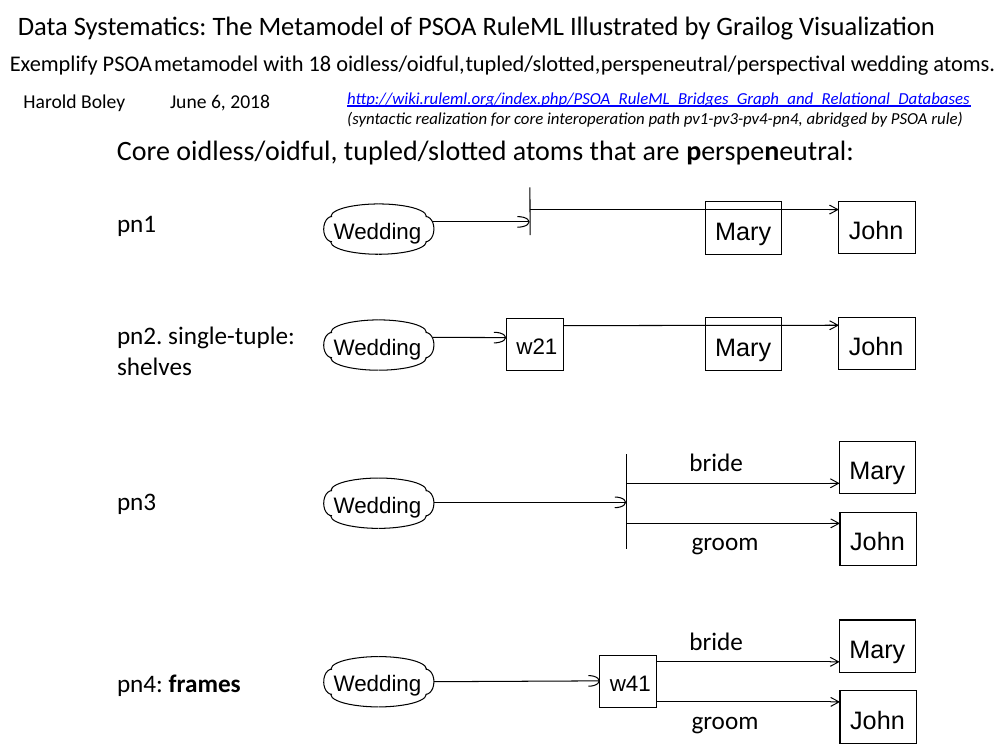
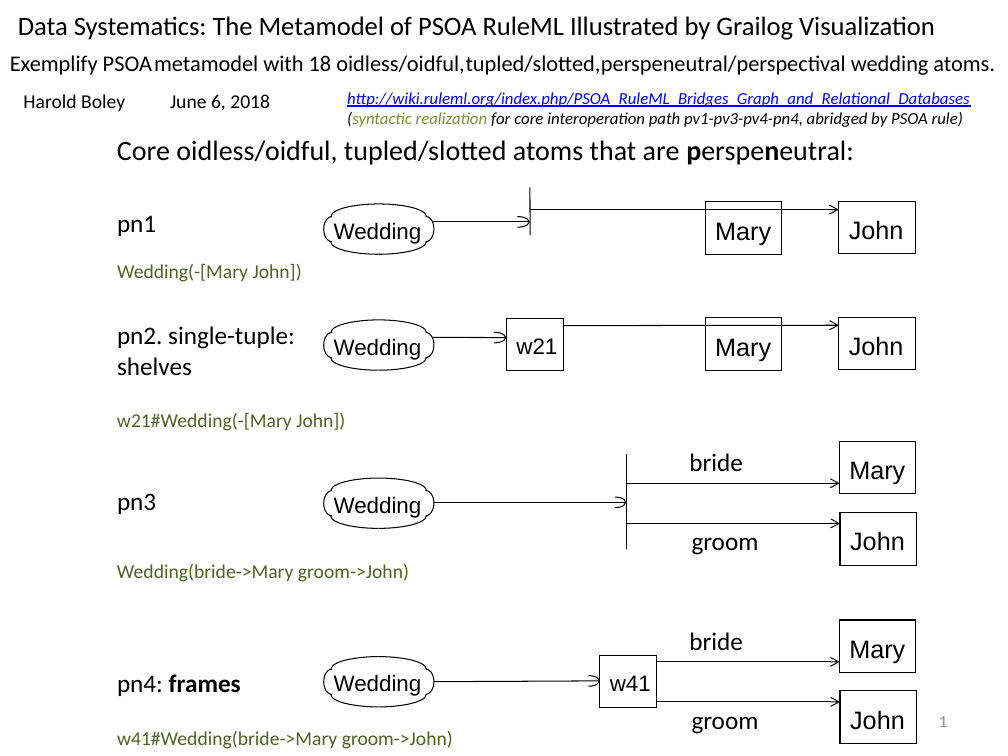
Before and after one commit to RuleML/ruleml-website, a slide deck: slide 1 of talks/PSOAMetamodelGrailogWedding.pptx. Drawn at 1008x756 pixels with LibreOffice and Linux fonts; fonts in the diff are those of the drawing. Boxes give left, top, right and bottom in pixels: in the first picture for what was removed or moved away, otherwise in the second. Text is boxed around its words. In the diff, an @@ line names an element or a change of style, - is before the commit and + after.

```diff
--- a/talks/PSOAMetamodelGrailogWedding.pptx
+++ b/talks/PSOAMetamodelGrailogWedding.pptx
@@ text at (347,112,963,127): text colour #000000 to #77933C in "(syntactic realization" @@
@@ text added at (117,264,302,282), 14 pt, text #4F6228 @@
+Wedding(-[Mary John])
@@ text added at (117,413,345,431), 14 pt, text #4F6228 @@
+w21#Wedding(-[Mary John])
@@ text added at (117,564,409,582), 14 pt, text #4F6228 @@
+Wedding(bride->Mary groom->John)
@@ page number added at (939,716,947,727), 12 pt, text #8C8C8C @@
+1
@@ text added at (117,731,453,749), 14 pt, text #4F6228 @@
+w41#Wedding(bride->Mary groom->John)
```
Also in this commit, not shown: 5 other slides changed, 1 slide added, 1 other file.
